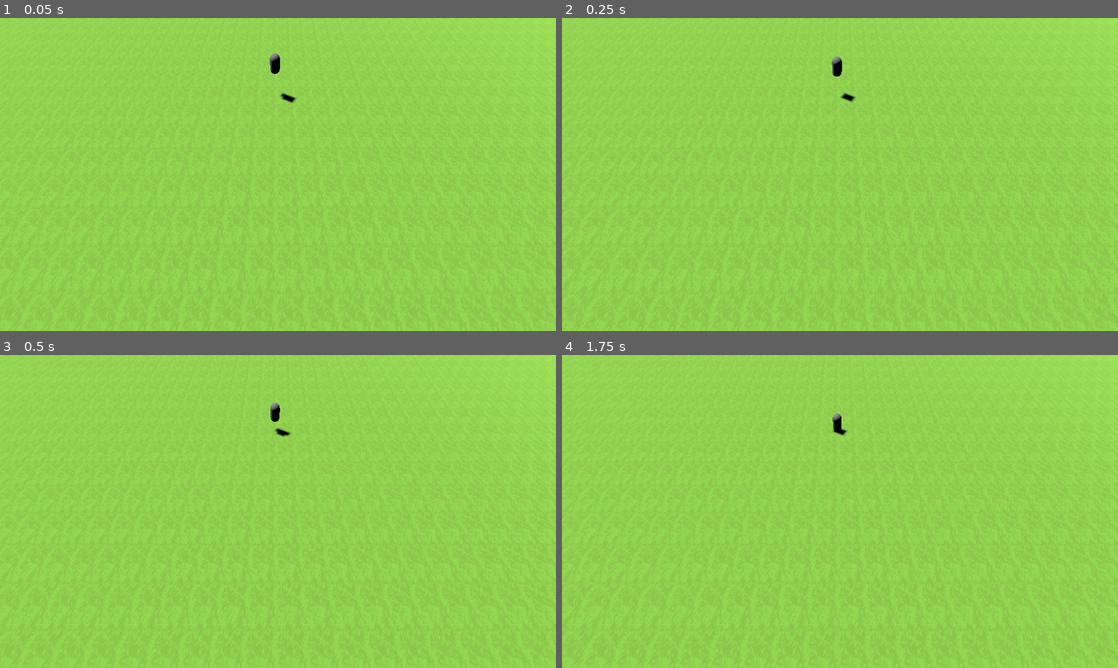
Above: before the commit, frames 1-4 (two rows, left to right).
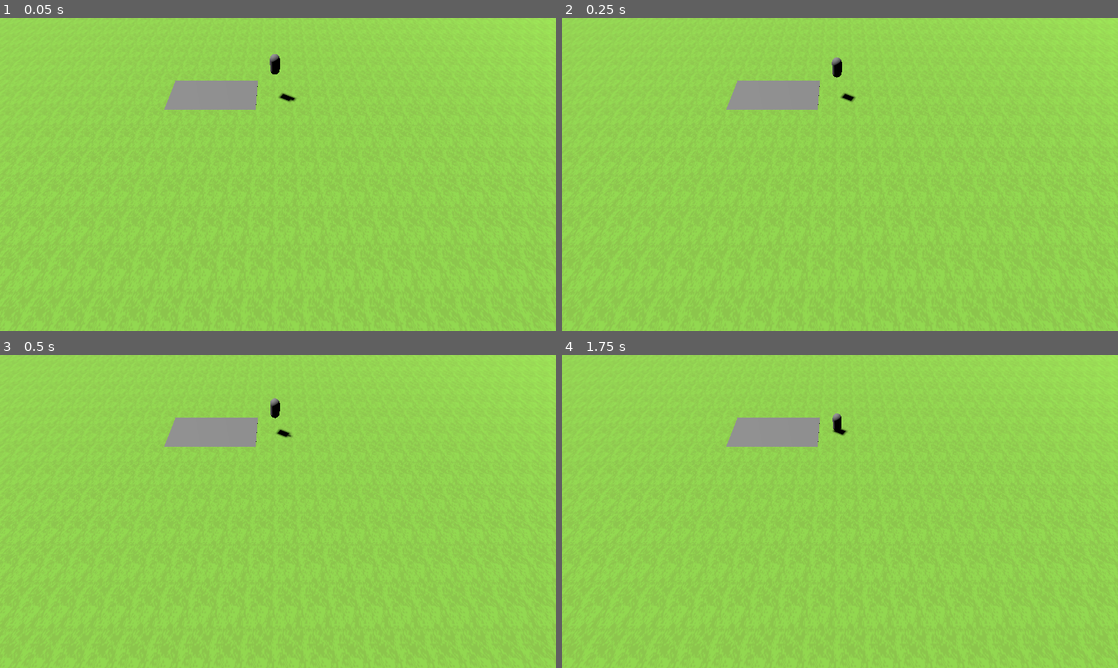
Above: after the commit, the same moments.

Repository: adamgiles1/ludum-dare-55
Game: Godot game, scene res://scenes/levels/LevelOne.tscn
Same seed, same stepped clock (60 frames per second), same inputs: the game is played once before the commit and once after it.
Inputs (mouse positions are in pixels of both pictures, inside the frame that each line leads up to):
- Up to frame 1 (0.05 s): no input
- Up to frame 2 (0.25 s): no input
- Up to frame 3 (0.5 s): no input
- Up to frame 4 (1.75 s): tap Enter (ui_accept) at 0.5, 0.77, 1.52 s; move the mouse to (962, 495) at 0.52 s; click (962, 495) at 0.67 s; move the mouse to (728, 527) at 1.27 s; click (728, 527) at 1.42 s

The runs differ from the first frame. In frame 1, 1.5% of the frame differs, in the area x 29-53%, y 11-30%; in frame 2, 1.5%; in frame 3, 1.6%, in the area x 29-53%, y 13-30%; in frame 4, 1.5%.

Commit message:
Going to do interactable stuff next

Diff:
--- /dev/null
+++ b/scenes/level_pieces/InteractableStructure.gd
@@ -0,0 +1,18 @@
+class_name InteractableThing
+extends Node3D
+
+
+# Called when the node enters the scene tree for the first time.
+func _ready():
+	pass # Replace with function body.
+
+
+# Called every frame. 'delta' is the elapsed time since the previous frame.
+func _process(delta):
+	pass
+
+func start_interacting():
+	print("starting interaction")
+
+func interact_with():
+	print("interacted with")
--- /dev/null
+++ b/scenes/level_pieces/InteractableThing.tscn
@@ -0,0 +1,6 @@
+[gd_scene load_steps=2 format=3 uid="uid://b8rbix4uljxaw"]
+
+[ext_resource type="Script" path="res://scenes/level_pieces/InteractableStructure.gd" id="1_xaojc"]
+
+[node name="InteractableThing" type="Node3D"]
+script = ExtResource("1_xaojc")
--- /dev/null
+++ b/scenes/level_pieces/box.tscn
@@ -0,0 +1,17 @@
+[gd_scene load_steps=3 format=3 uid="uid://qpgecwf8k8mh"]
+
+[sub_resource type="BoxMesh" id="BoxMesh_a25go"]
+size = Vector3(10, 0.5, 5)
+
+[sub_resource type="ConcavePolygonShape3D" id="ConcavePolygonShape3D_ga18u"]
+data = PackedVector3Array(-5, 0.25, 2.5, 5, 0.25, 2.5, -5, -0.25, 2.5, 5, 0.25, 2.5, 5, -0.25, 2.5, -5, -0.25, 2.5, 5, 0.25, -2.5, -5, 0.25, -2.5, 5, -0.25, -2.5, -5, 0.25, -2.5, -5, -0.25, -2.5, 5, -0.25, -2.5, 5, 0.25, 2.5, 5, 0.25, -2.5, 5, -0.25, 2.5, 5, 0.25, -2.5, 5, -0.25, -2.5, 5, -0.25, 2.5, -5, 0.25, -2.5, -5, 0.25, 2.5, -5, -0.25, -2.5, -5, 0.25, 2.5, -5, -0.25, 2.5, -5, -0.25, -2.5, 5, 0.25, 2.5, -5, 0.25, 2.5, 5, 0.25, -2.5, -5, 0.25, 2.5, -5, 0.25, -2.5, 5, 0.25, -2.5, -5, -0.25, 2.5, 5, -0.25, 2.5, -5, -0.25, -2.5, 5, -0.25, 2.5, 5, -0.25, -2.5, -5, -0.25, -2.5)
+
+[node name="Box" type="Node3D"]
+
+[node name="MeshInstance3D" type="MeshInstance3D" parent="."]
+mesh = SubResource("BoxMesh_a25go")
+
+[node name="StaticBody3D" type="StaticBody3D" parent="MeshInstance3D" groups=["walkable"]]
+
+[node name="CollisionShape3D" type="CollisionShape3D" parent="MeshInstance3D/StaticBody3D"]
+shape = SubResource("ConcavePolygonShape3D_ga18u")
--- a/scenes/levels/LevelOne.tscn
+++ b/scenes/levels/LevelOne.tscn
@@ -1,13 +1,15 @@
-[gd_scene load_steps=6 format=3 uid="uid://by3bqe6ijfx0p"]
+[gd_scene load_steps=7 format=3 uid="uid://by3bqe6ijfx0p"]
 
 [ext_resource type="Script" path="res://scenes/levels/GameScript.gd" id="1_377d4"]
 [ext_resource type="PackedScene" uid="uid://bkpas823tjkr5" path="res://scenes/level_pieces/floor.tscn" id="1_e4awv"]
 [ext_resource type="PackedScene" uid="uid://uwa2ii2d8jgs" path="res://scenes/units/BaseUnit.tscn" id="2_owm64"]
 [ext_resource type="PackedScene" uid="uid://c8o8ryo7nkn3g" path="res://scenes/Camera.tscn" id="3_ojmy0"]
+[ext_resource type="PackedScene" uid="uid://qpgecwf8k8mh" path="res://scenes/level_pieces/box.tscn" id="3_x1ygm"]
 
 [sub_resource type="NavigationMesh" id="NavigationMesh_mmttv"]
 vertices = PackedVector3Array(-49.5, 1, -49.5, -49.5, 1, 49.5, 49.5, 1, 49.5, 49.5, 1, -49.5)
 polygons = [PackedInt32Array(3, 2, 0), PackedInt32Array(0, 2, 1)]
+agent_height = 2.0
 
 [node name="LevelOne" type="Node3D"]
 script = ExtResource("1_377d4")
@@ -21,6 +23,9 @@
 
 [node name="Floor" parent="NavigationRegion3D" instance=ExtResource("1_e4awv")]
 
+[node name="Box" parent="NavigationRegion3D" instance=ExtResource("3_x1ygm")]
+transform = Transform3D(-4.37114e-08, 8.57914e-16, 1, -1.49012e-08, 1, -8.88178e-16, -1, -1.49012e-08, -4.37114e-08, -0.226578, 0.293737, -7.43637)
+
 [node name="BaseUnit" parent="." instance=ExtResource("2_owm64")]
 transform = Transform3D(1, 0, 0, 0, 1, 0, 0, 0, 1, 0.0338194, 4, -0.31507)
 
--- a/scenes/units/BaseUnit.tscn
+++ b/scenes/units/BaseUnit.tscn
@@ -13,7 +13,6 @@
 data = PackedVector3Array(0, 1, 0, 0, 1, 0, 0, 0.9924, -0.0868, 0, 1, 0, -0.0085, 0.9924, -0.0864, 0, 0.9924, -0.0868,  …(245690 unchanged characters)…
 
 [node name="BaseUnit" type="CharacterBody3D" groups=["Unit"]]
-collision_mask = 3
 script = ExtResource("1_58tdd")
 
 [node name="MeshInstance3D" type="MeshInstance3D" parent="."]
--- a/scenes/units/Unit.gd
+++ b/scenes/units/Unit.gd
@@ -6,7 +6,7 @@
 @onready var nav_agent: NavigationAgent3D = $NavigationAgent3D
 
 
-enum state {IDLE, WALKING}
+enum state {IDLE, WALKING, INTERACTING}
 var interacting_with: Node = null
 
 func _ready():
@@ -16,8 +16,10 @@
 	if Input.is_action_just_pressed("ui_accept"):
 		GameManager.command_active_units(Vector3(10, 0, 10), Globals.COMMAND.MOVE)
 
+	velocity = Vector3.ZERO
+
 	if not is_on_floor():
-		velocity.y -= 10 * delta
+		velocity.y -= 100 * delta
 
 	if !nav_agent.is_navigation_finished():
 		calc_dir(delta)
@@ -27,6 +29,7 @@
 func calc_dir(delta: float):
 	var target = nav_agent.get_next_path_position()
 	var dir = global_position.direction_to(target)
+	print(dir)
 	velocity = dir * speed
 
 func send_command(location: Vector3, type: Globals.COMMAND):
